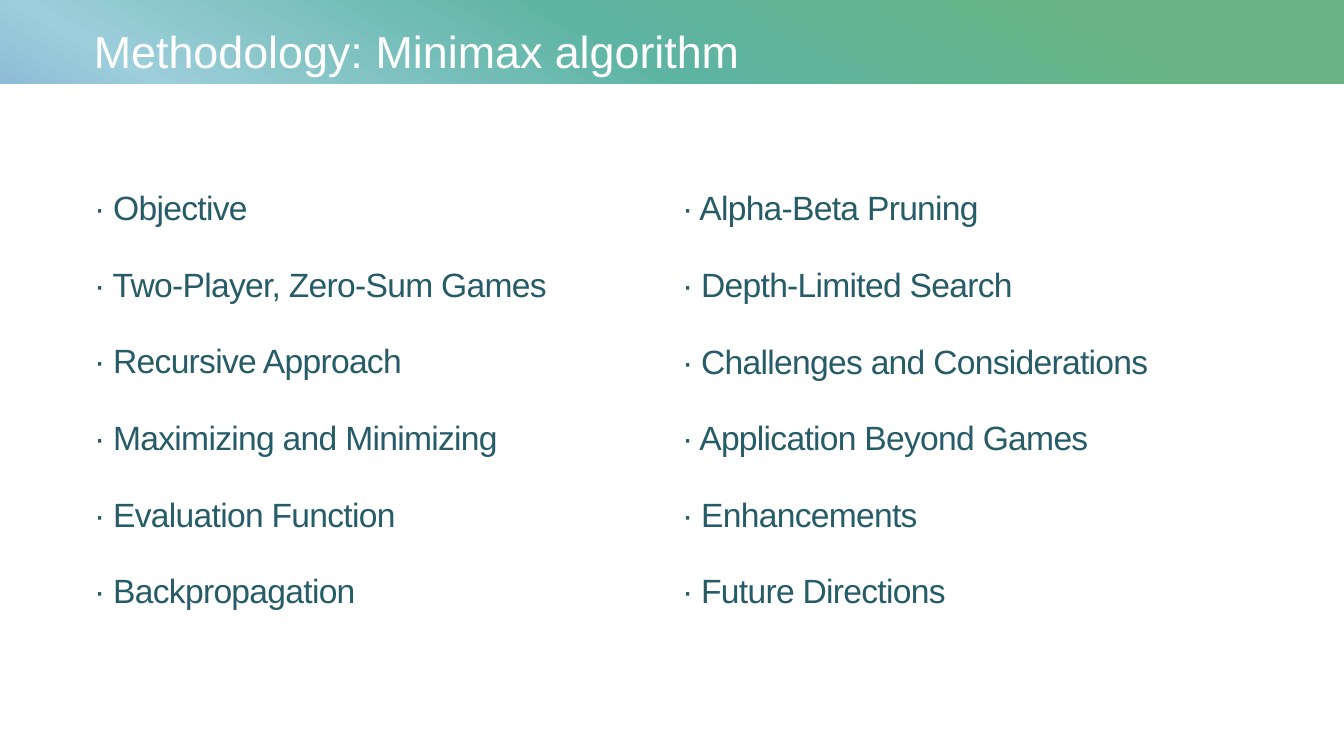
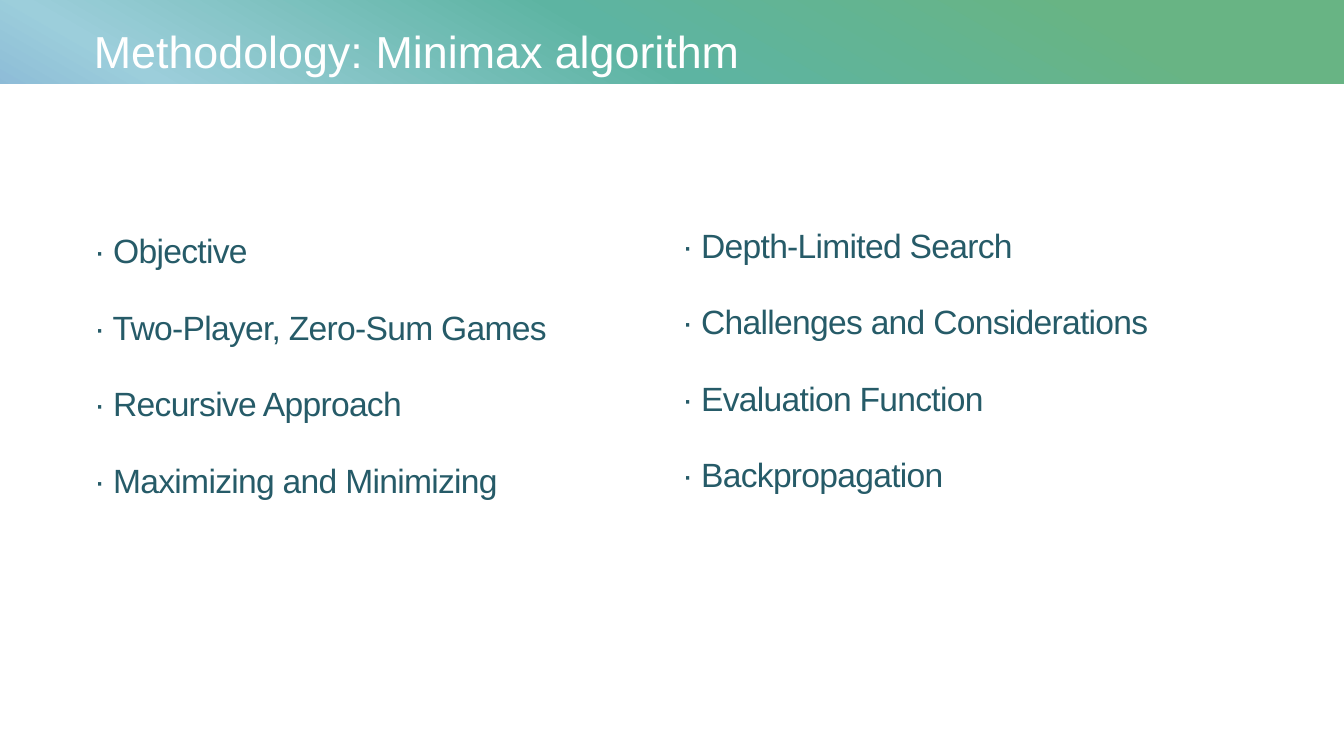
Before and after one commit to ACM40960/project-22202392, a slide deck: slide 5 of Literature Review/AI plays checkers - presentation.pptx (slide 6 before the commit). Drawn at 1344x756 pixels with LibreOffice and Linux fonts; fonts in the diff are those of the drawing. Boxes give left, top, right and bottom in pixels: in the first picture for what was removed or moved away, otherwise in the second. Text is boxed around its words. In the diff, an @@ line names an element or a change of style, - is before the commit and + after.

```diff
--- a/Literature Review/AI plays checkers - presentation.pptx
+++ b/Literature Review/AI plays checkers - presentation.pptx
@@ text at bbox=[699, 195, 979, 227]: paragraph removed @@
-· Alpha-Beta Pruning
@@ title at bbox=[113, 238, 546, 500]: text changed @@
-· Objective
-· Two-Player, Zero-Sum Games
-· Recursive Approach
-· Maximizing and Minimizing
-· Evaluation Function
-· Backpropagation
+· Objective
+· Two-Player, Zero-Sum Games
+· Recursive Approach
+· Maximizing and Minimizing
@@ text at bbox=[701, 386, 984, 494]: text changed @@
-· Application Beyond Games
-· Enhancements
-· Future Directions
+· Evaluation Function
+· Backpropagation
```
Also in this commit, not shown: 7 other slides changed, 2 slides added, 7 other files.
